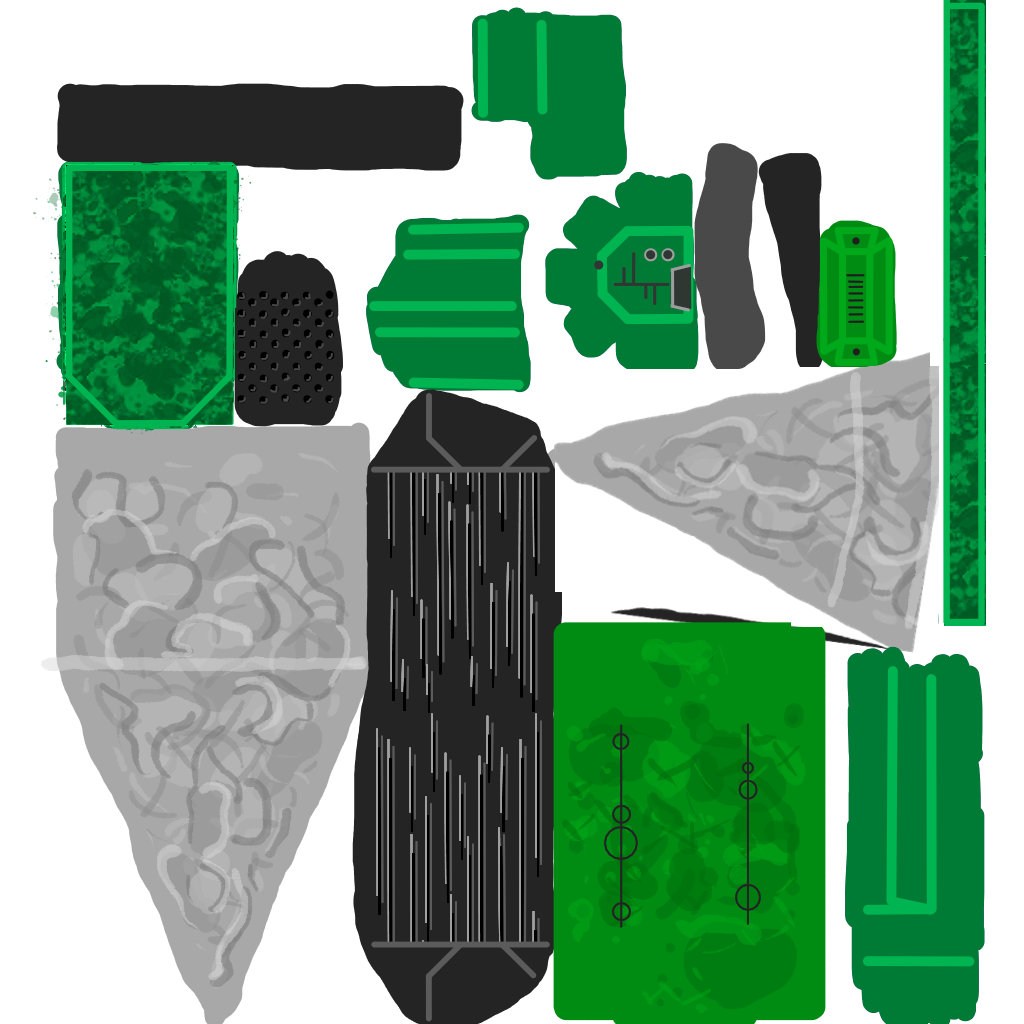
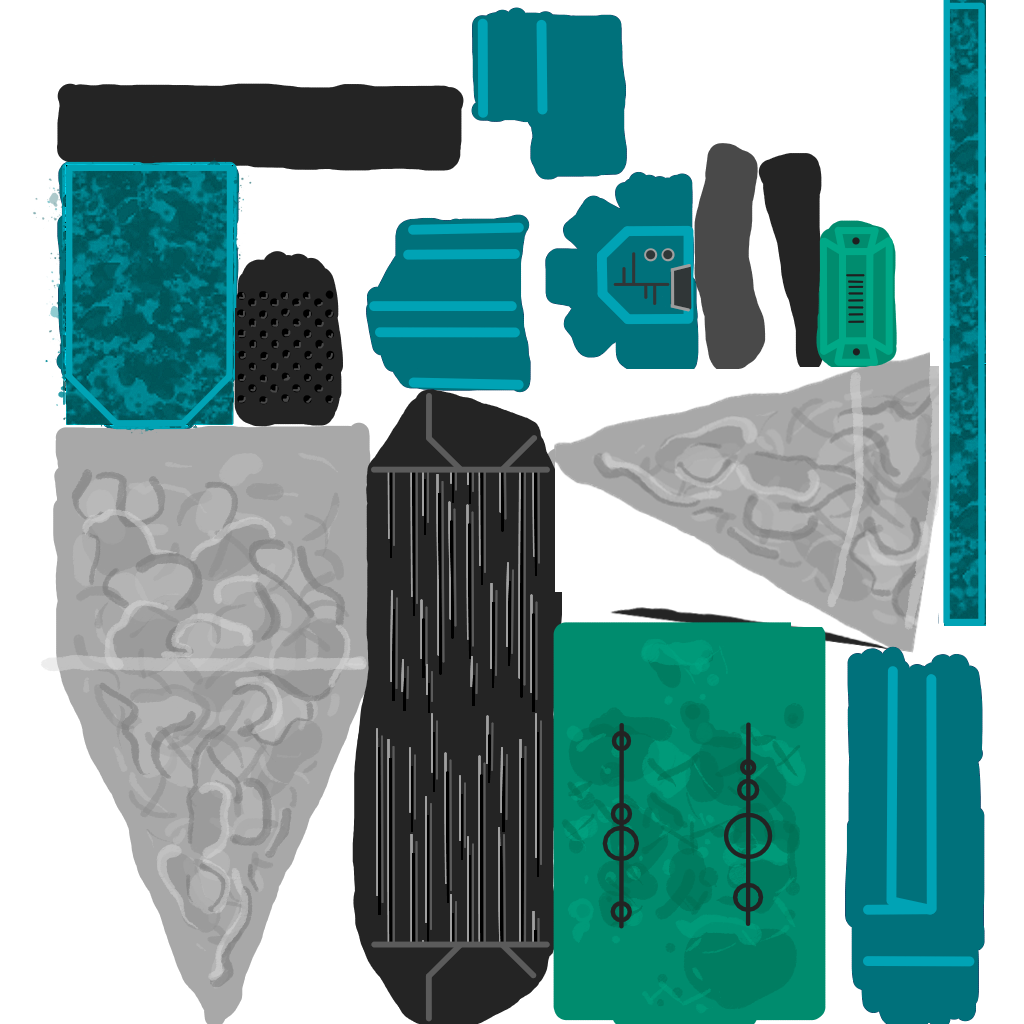
The second w=1024, h=1024 image is a revision of the first. Changes to its layers:
painted on "Texture" over (33, 0, 986, 1024)
